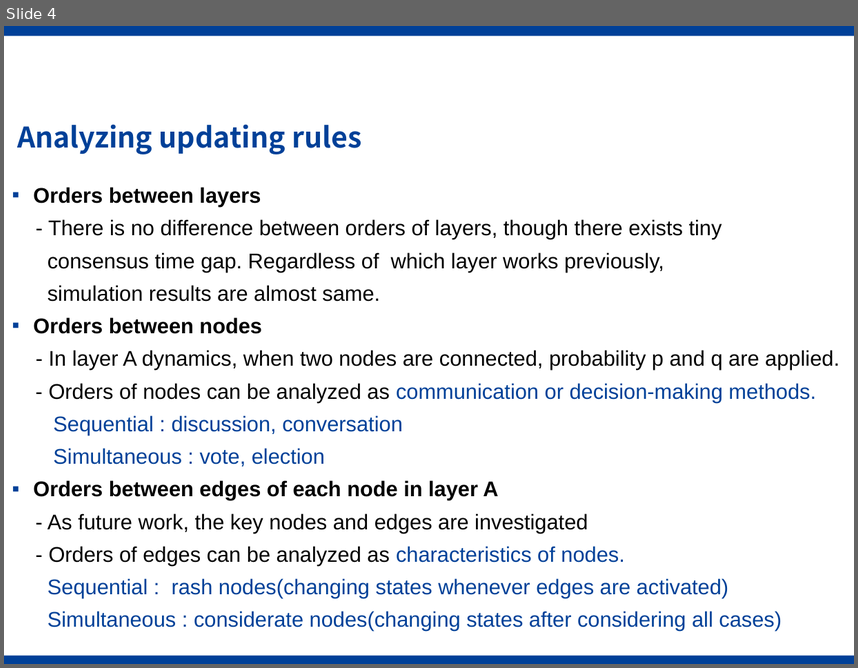
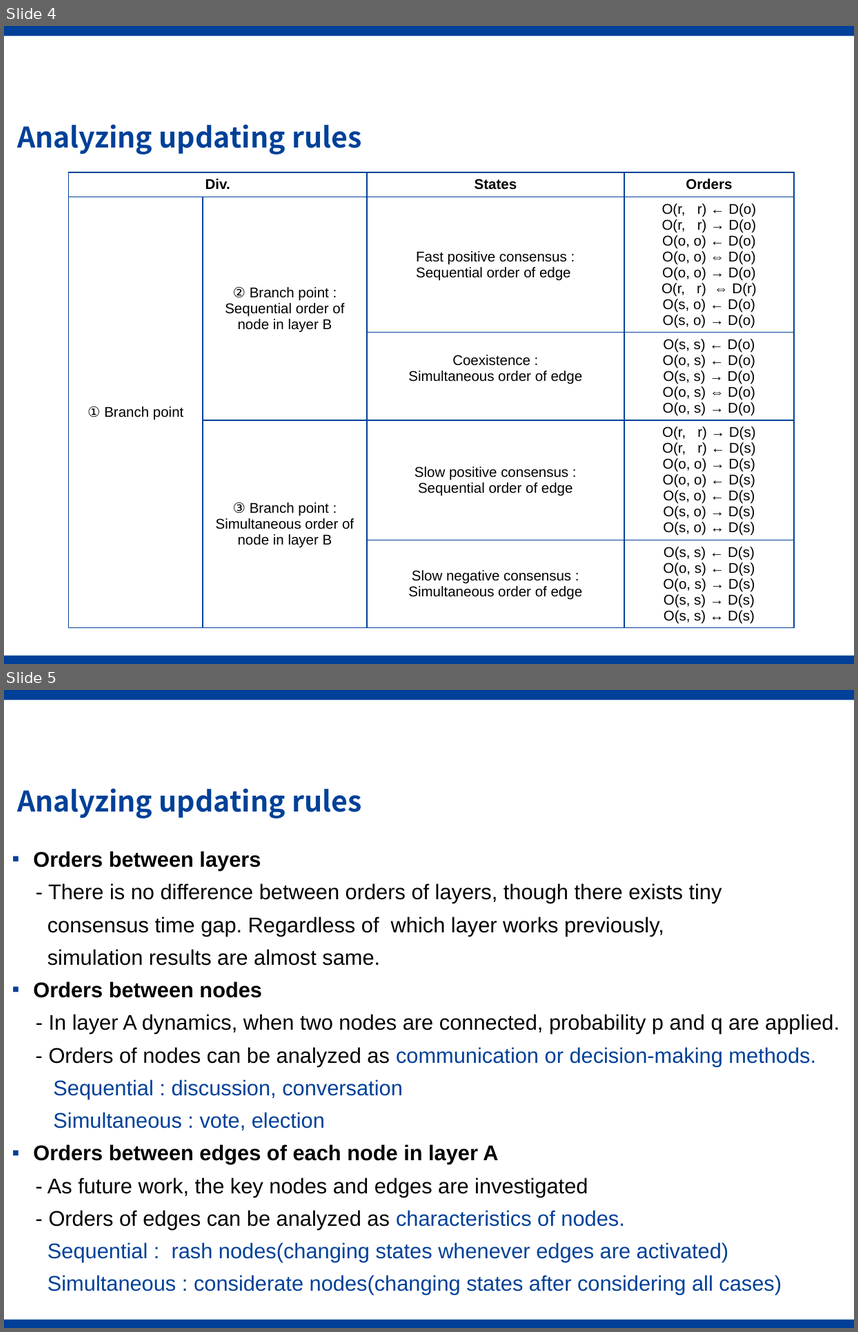
Before and after one commit to leighsix/thesisgit, a slide deck: progress12.pptx. Shown one above the other, each under a label of ours: slide 4 before the commit, slides 4 and 5 after it. The pictures are 858x668 and 858x1332 pixels, drawn with LibreOffice and Linux fonts; fonts in the diff are those of the drawing; background and template pictures are left out. Boxes give left, top, right and bottom in pixels: in the first picture for what was removed or moved away, otherwise in the second. Text is boxed around its words. In the diff, an @@ line names an element or a change of style, - is before the commit and + after.

```diff
--- a/progress12.pptx
+++ b/progress12.pptx
@@ slide 4 added at [4, 26, 854, 664], background #FFFFFF; not listed: 2 template elements that a slide beside it also shows @@
@@ title added at [17, 124, 361, 154], 24 pt, text #004098, bold @@
+Analyzing updating rules
@@ table added at [69, 172, 795, 657], 5 rows, 4 columns @@
+Div. |  | States | Orders
+① Branch point | ② Branch point : / Sequential order of node in layer B | Fast positive consensus : / Sequential order of edge | O(r, r) ← D(o) / O(r, r) → D(o) / O(o, o) ← D(o) / O(o, o) ⇔ D(o) / O(o, o) → D(o) / O(r, r) ⇔ D(r) / O(s, o) ← D(o) / O(s, o) → D(o)
+ |  | Coexistence : / Simultaneous order of edge | O(s, s) ← D(o) / O(o, s) ← D(o) / O(s, s) → D(o) / O(o, s) ⇔ D(o) / O(o, s) → D(o)
+ | ③ Branch point : / Simultaneous order of node in layer B | Slow positive consensus : / Sequential order of edge | O(r, r) → D(s) / O(r, r) ← D(s) / O(o, o) → D(s) / O(o, o) ← D(s) / O(s, o) ← D(s) / O(s, o) → D(s) / O(s, o) ↔ D(s)
+ |  | Slow negative consensus : / Simultaneous order of edge | O(s, s) ← D(s) / O(o, s) ← D(s) / O(o, s) → D(s) / O(s, s) → D(s) / O(s, s) ↔ D(s)
@@ what was slide 4 is now slide 5 @@
```
Also in this commit, not shown: 2 slides changed, 3 other slides added.
